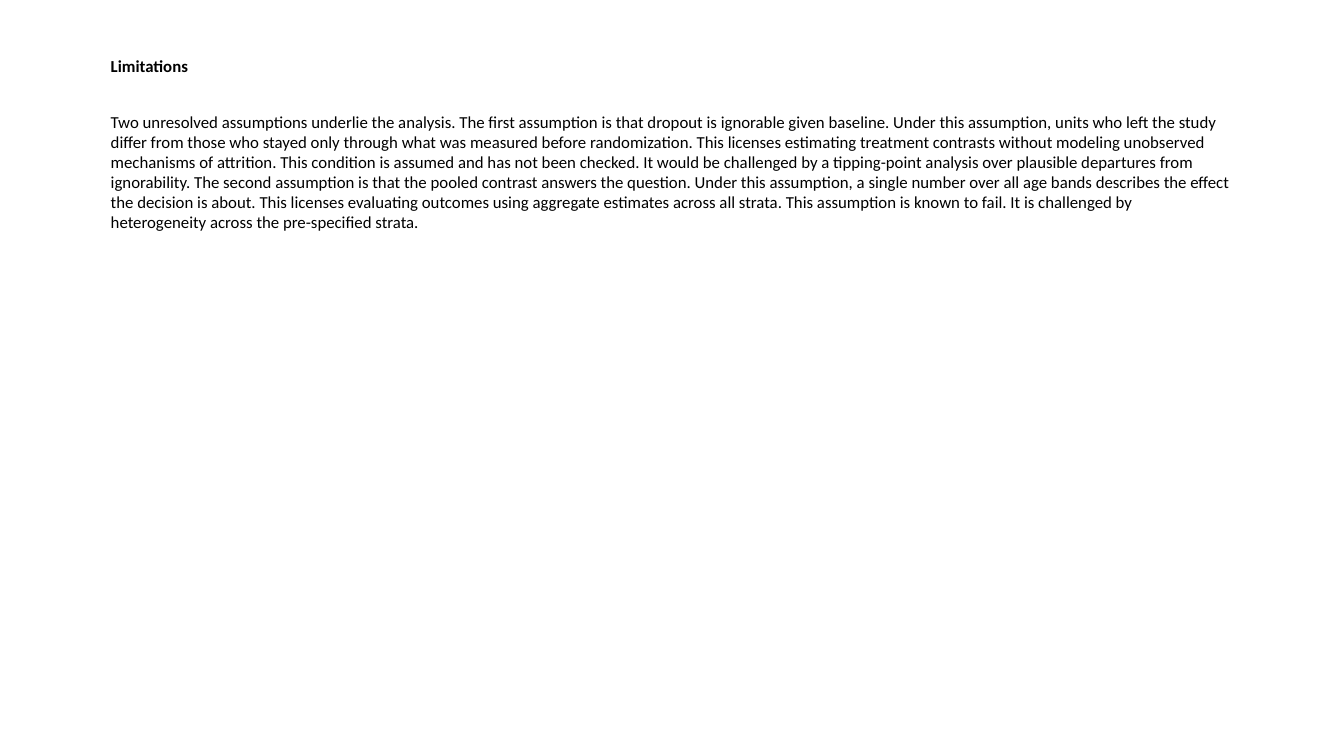
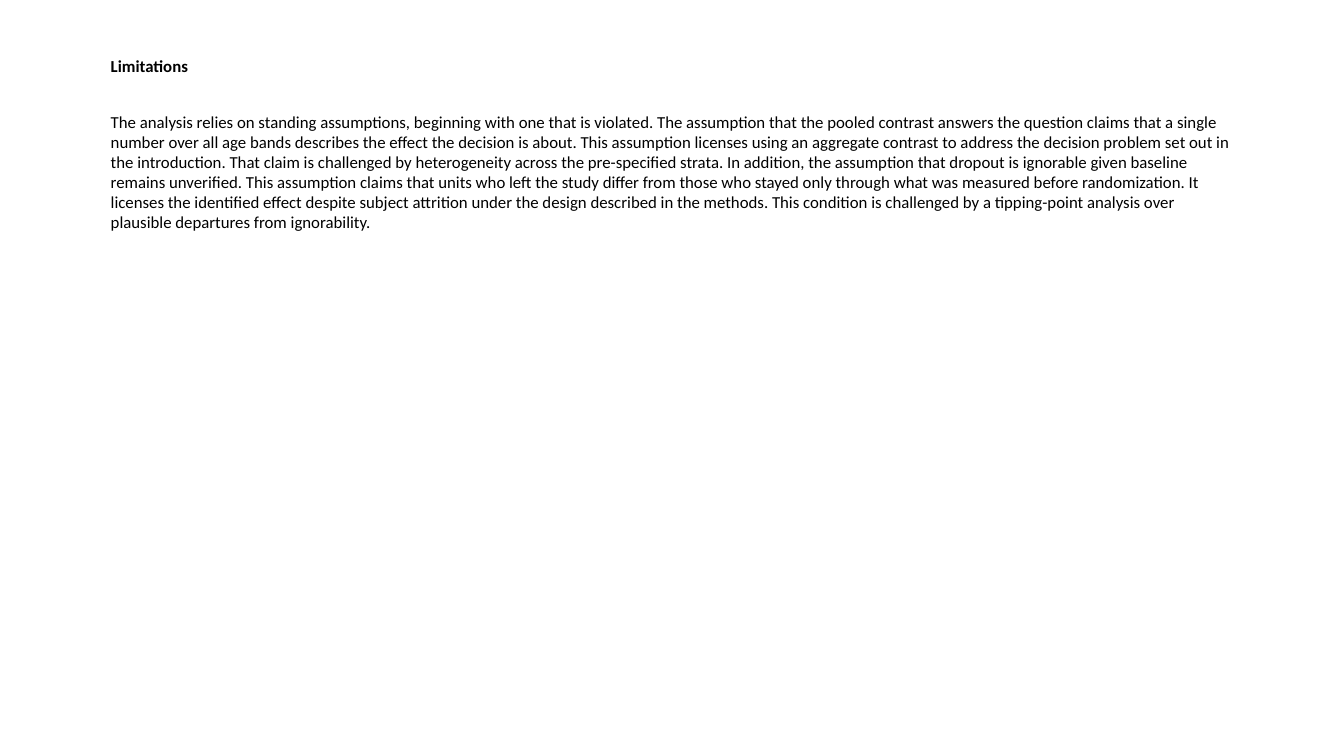
Before and after one commit to redam94/axiom, a slide deck: slide 14 of packages/axiom-dossier/examples/out/hyper3-apa.pptx (slide 12 before the commit). Drawn at 1344x756 pixels with LibreOffice and Linux fonts; fonts in the diff are those of the drawing. Boxes give left, top, right and bottom in pixels: in the first picture for what was removed or moved away, otherwise in the second. Text is boxed around its words. In the diff, an @@ line names an element or a change of style, - is before the commit and + after.

```diff
--- a/packages/axiom-dossier/examples/out/hyper3-apa.pptx
+++ b/packages/axiom-dossier/examples/out/hyper3-apa.pptx
@@ text at box(111, 116, 1229, 231): text changed @@
-Two unresolved assumptions underlie the analysis. The first assumption is that dropout is ignorable given baseline. Under this assumption, units who left the study differ from those who stayed only through what was measured before randomization. This licenses estimating treatment contrasts without modeling unobserved mechanisms of attrition. This condition is assumed and has not been checked. It would be challenged by a tipping-point analysis over plausible departures from ignorability. The second assumption is that the pooled contrast answers the question. Under this assumption, a single number over all age bands describes the effect the decision is about. This licenses evaluating outcomes using aggregate estimates across all strata. This assumption is known to fail. It is challenged by heterogeneity across the pre-specified strata.
+The analysis relies on standing assumptions, beginning with one that is violated. The assumption that the pooled contrast answers the question claims that a single number over all age bands describes the effect the decision is about. This assumption licenses using an aggregate contrast to address the decision problem set out in the introduction. That claim is challenged by heterogeneity across the pre-specified strata. In addition, the assumption that dropout is ignorable given baseline remains unverified. This assumption claims that units who left the study differ from those who stayed only through what was measured before randomization. It licenses the identified effect despite subject attrition under the design described in the methods. This condition is challenged by a tipping-point analysis over plausible departures from ignorability.
```
Also in this commit, not shown: 11 other slides changed, 4 slides added, 1 slide removed, 43 other files.
